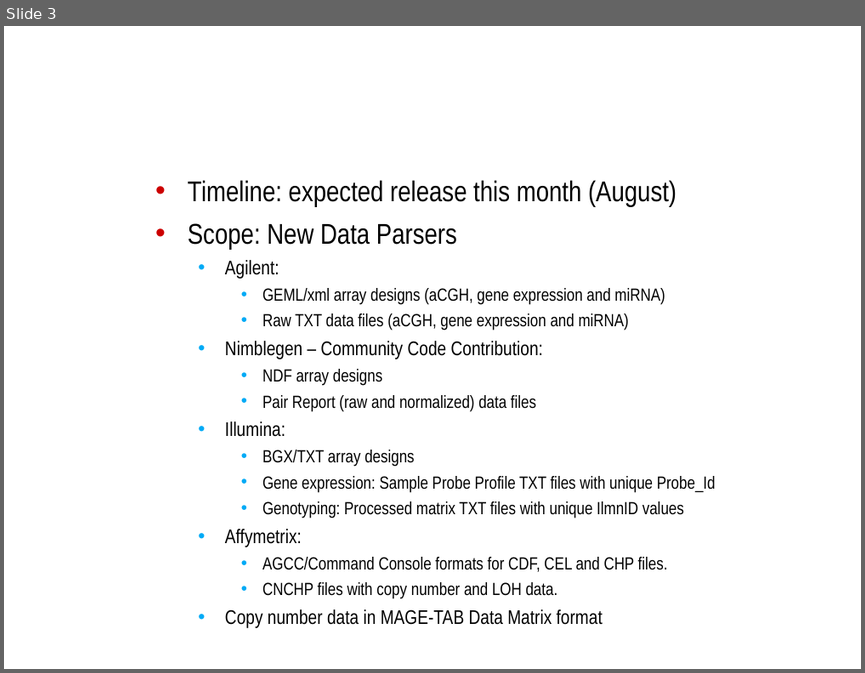
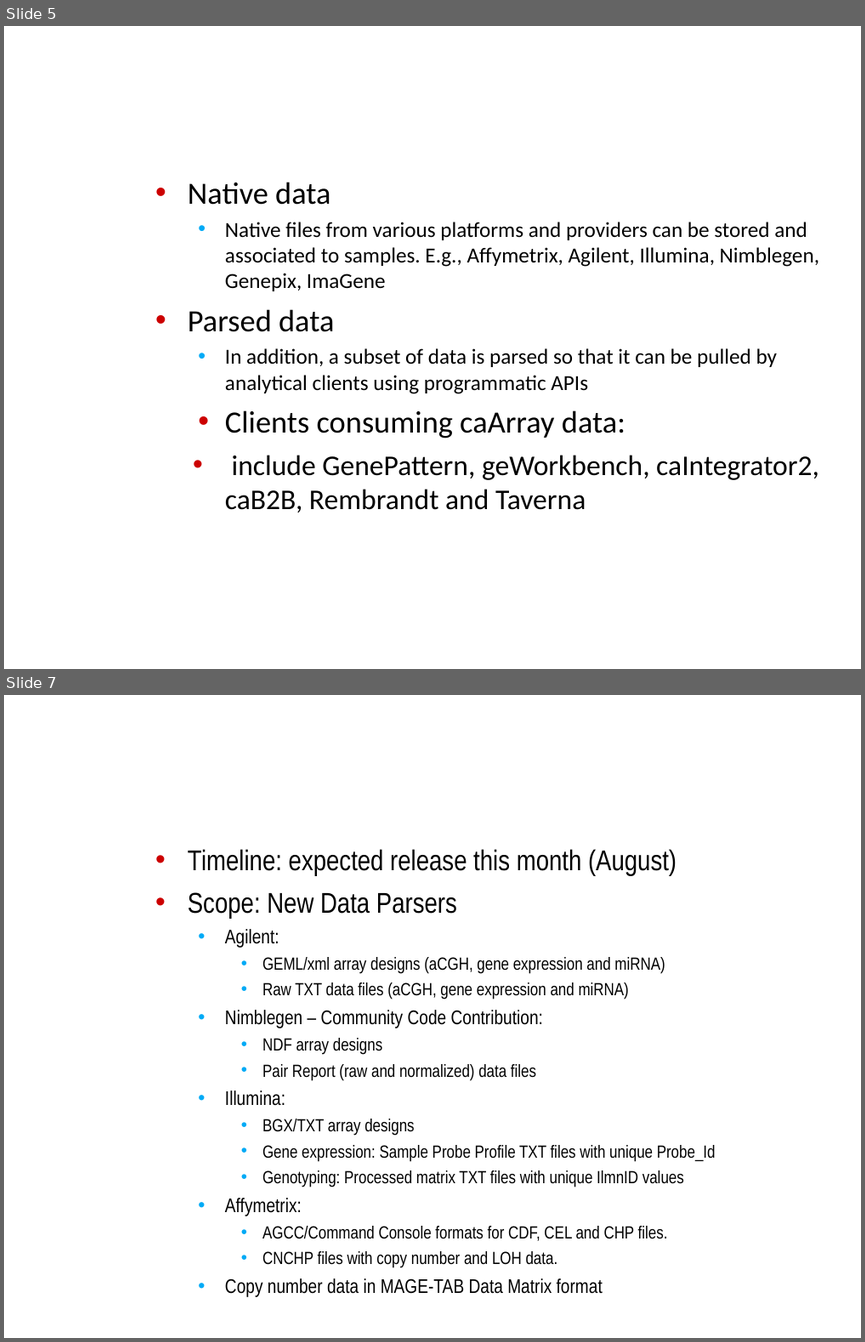
Before and after one commit to NCIP/caarray-docs, a slide deck: project_management/open_meetings/ICR_WS_Meeting_2010_08_11.ppt. Shown one above the other, each under a label of ours: slide 3 before the commit, slides 5 and 7 after it; the slides between them are not shown. The pictures are 865x673 and 865x1342 pixels, drawn with LibreOffice and Linux fonts; fonts in the diff are those of the drawing; background and template pictures are left out. Boxes give left, top, right and bottom in pixels: in the first picture for what was removed or moved away, otherwise in the second. Text is boxed around its words. In the diff, an @@ line names an element or a change of style, - is before the commit and + after.

```diff
--- a/project_management/open_meetings/ICR_WS_Meeting_2010_08_11.ppt
+++ b/project_management/open_meetings/ICR_WS_Meeting_2010_08_11.ppt
@@ slide 5 added at (x1=4, y1=26, x2=861, y2=669), background picture (left out) @@
@@ title added at (x1=154, y1=26, x2=846, y2=154), 32 pt, text #FFFFFF, bold @@
+Data in caArray
@@ text added at (x1=188, y1=182, x2=819, y2=512), 18 pt, text #000000 @@
+• Native data
+  • Native files from various platforms and providers can be stored and associated to samples. E.g., Affymetrix, Agilent, Illumina, Nimblegen, Genepix, ImaGene
+• Parsed data
+  • In addition, a subset of data is parsed so that it can be pulled by analytical clients using programmatic APIs
+  • Clients consuming caArray data:
+    • include GenePattern, geWorkbench, caIntegrator2, caB2B, Rembrandt and Taverna
@@ what was slide 3 is now slide 7 @@
```
Also in this commit, not shown: 1 slide changed, 3 other slides added.
